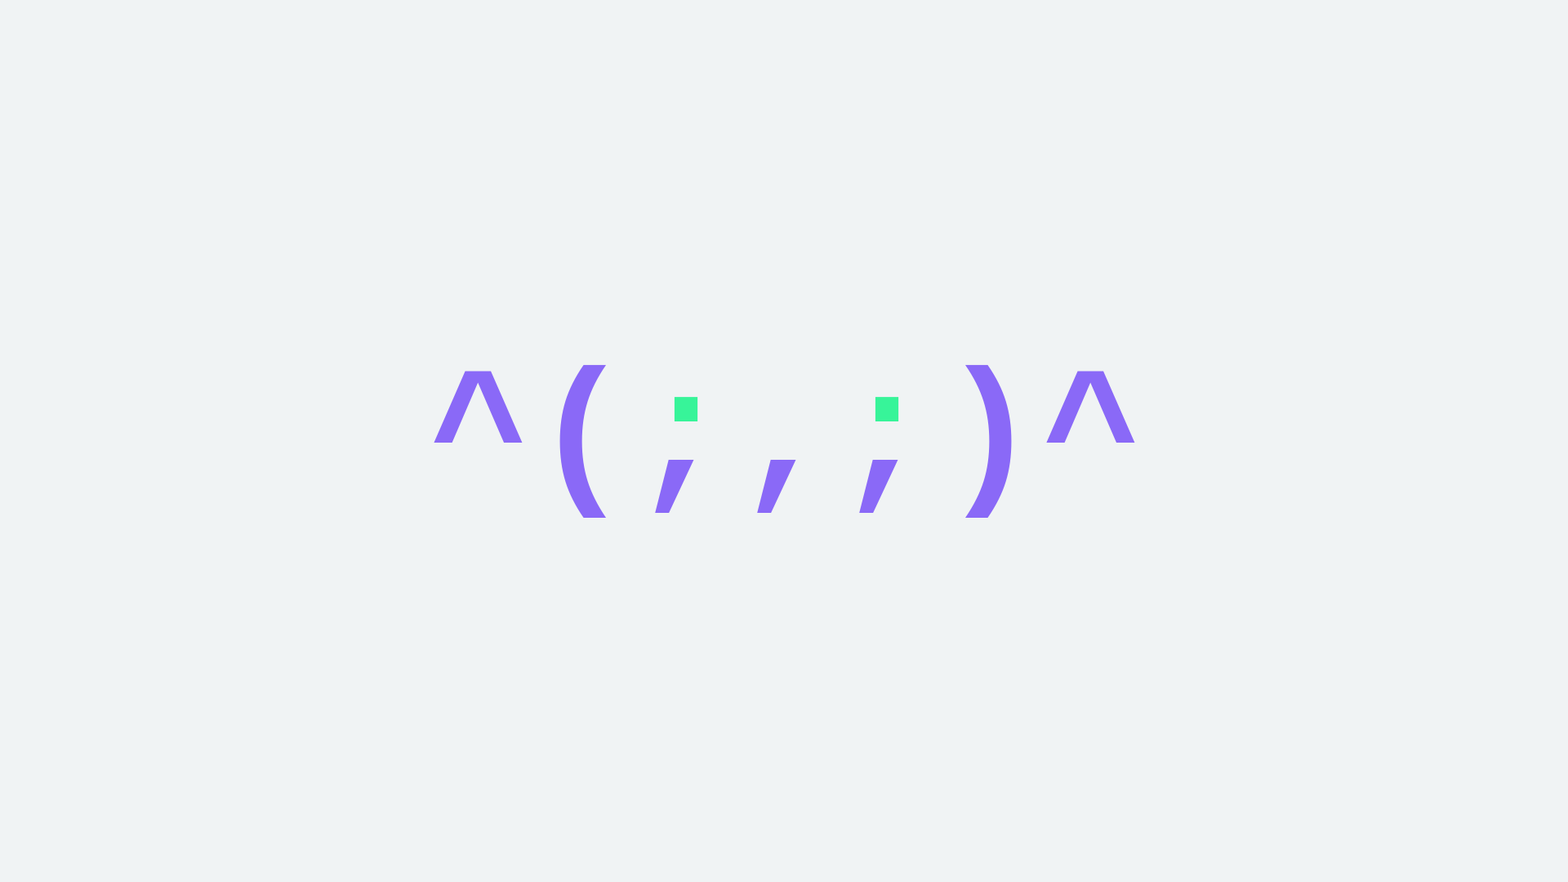
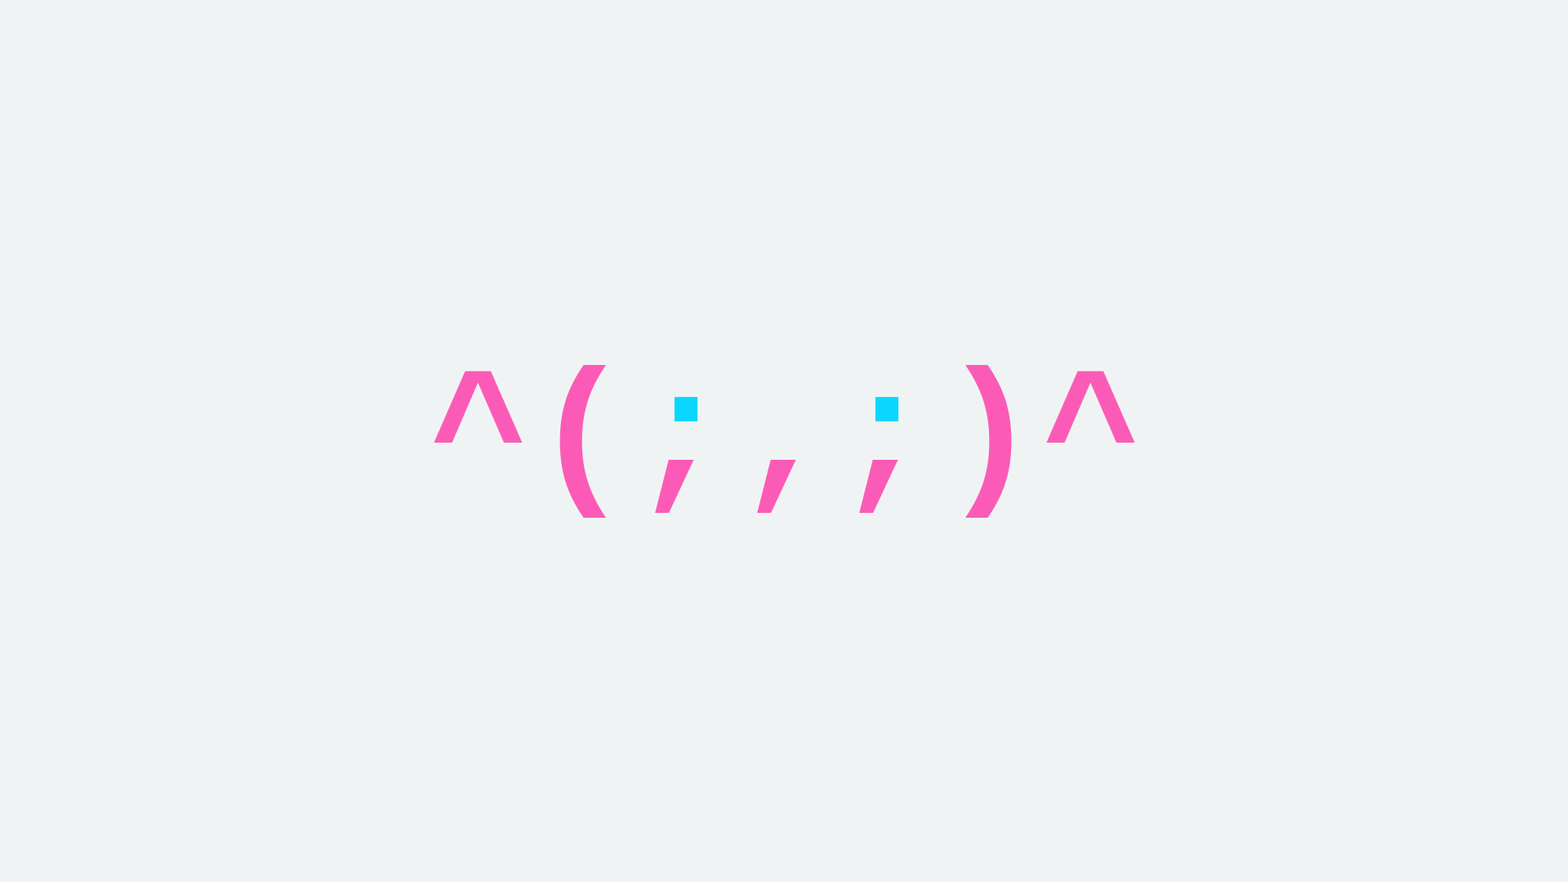
Before/after of a 1568 x 882 layered artwork. What changed in the layer stack:
painted on "Body" over [433, 364, 1136, 518]
painted on "Eyes" over [673, 396, 900, 422]